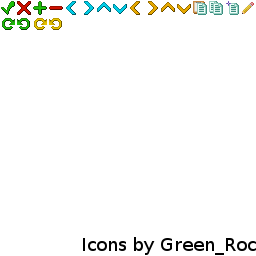
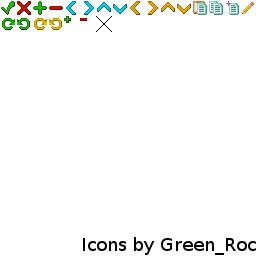
Revision of a layered 256 x 256 image; what changed, layer by layer:
painted on "icons.png" over [left=64, top=16, right=112, bottom=32]
